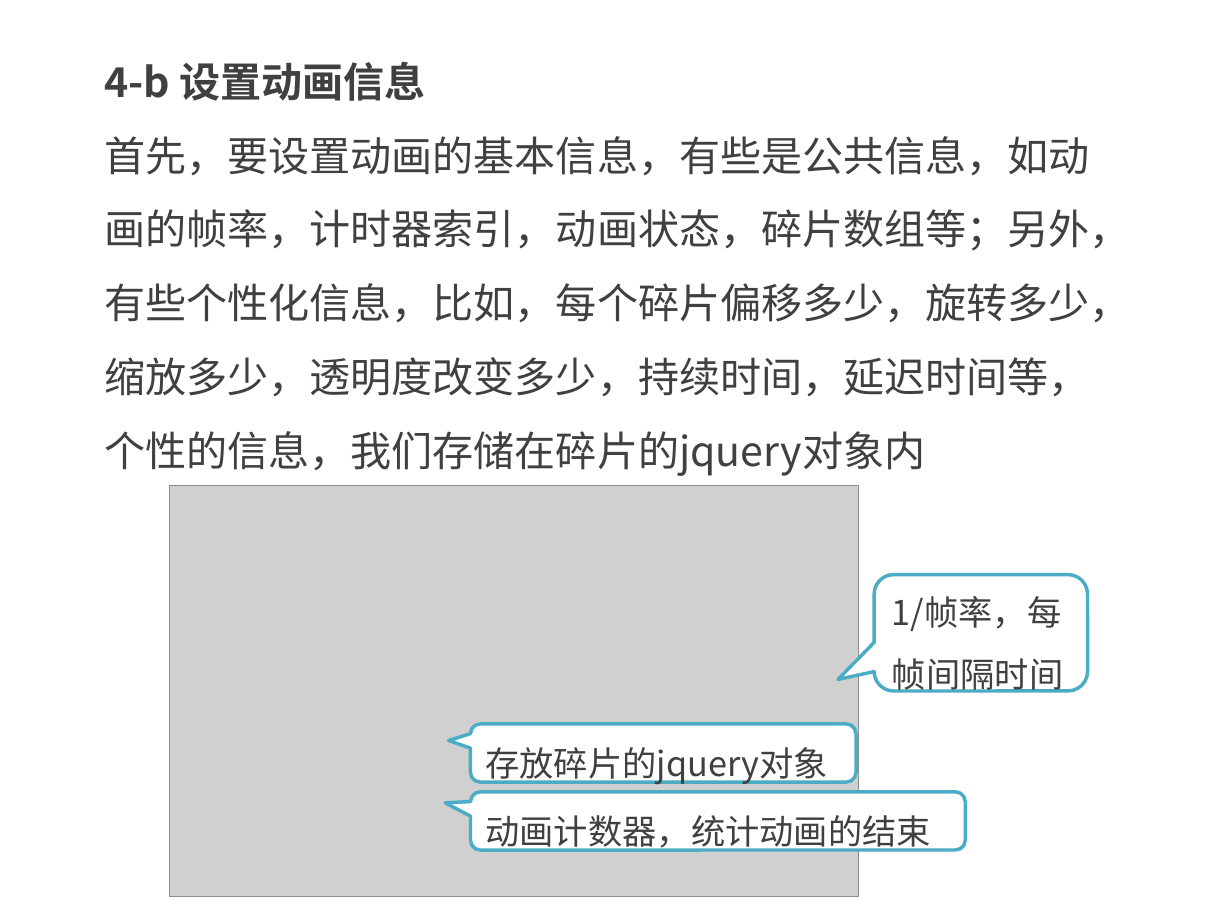
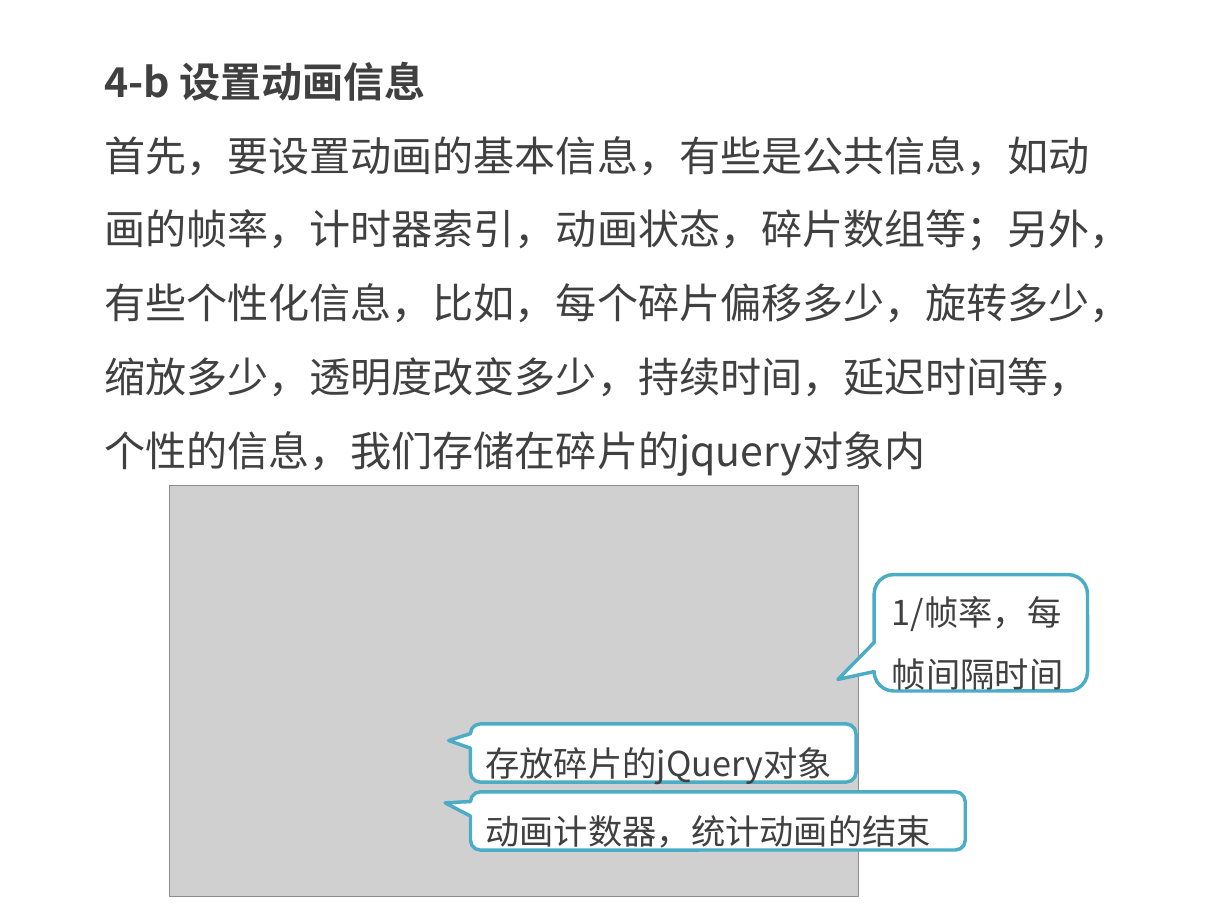
Before and after one commit to kong66/webAni, a slide deck: slide 11 of 20-svg-explode/20.pptx. Drawn at 1232x924 pixels with LibreOffice and Linux fonts; fonts in the diff are those of the drawing; grey boxes stand for pictures. Boxes give left, top, right and bottom in pixels: in the first picture for what was removed or moved away, otherwise in the second. Text is boxed around its words. In the diff, an @@ line names an element or a change of style, - is before the commit and + after.

```diff
--- a/20-svg-explode/20.pptx
+++ b/20-svg-explode/20.pptx
@@ text in rounded speech box at box(485, 747, 832, 786): text changed @@
-存放碎片的jquery对象
+存放碎片的jQuery对象
```
Also in this commit, not shown: 5 other slides changed, 20 slides added, 3 slides removed, 3 other files.
